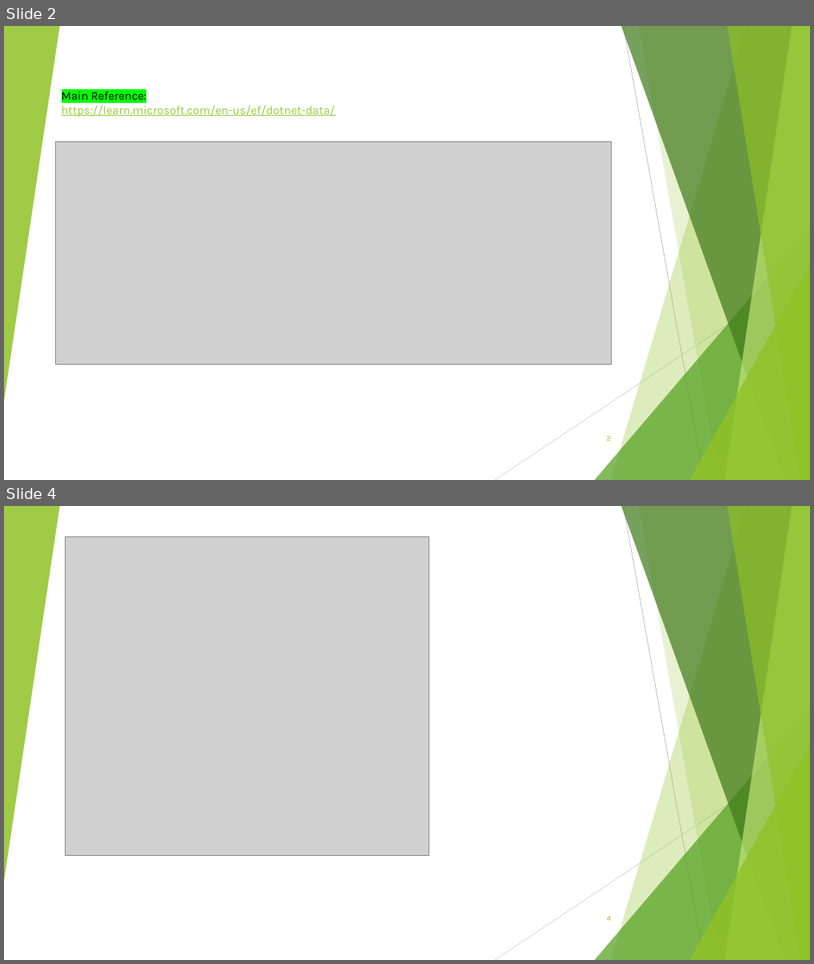
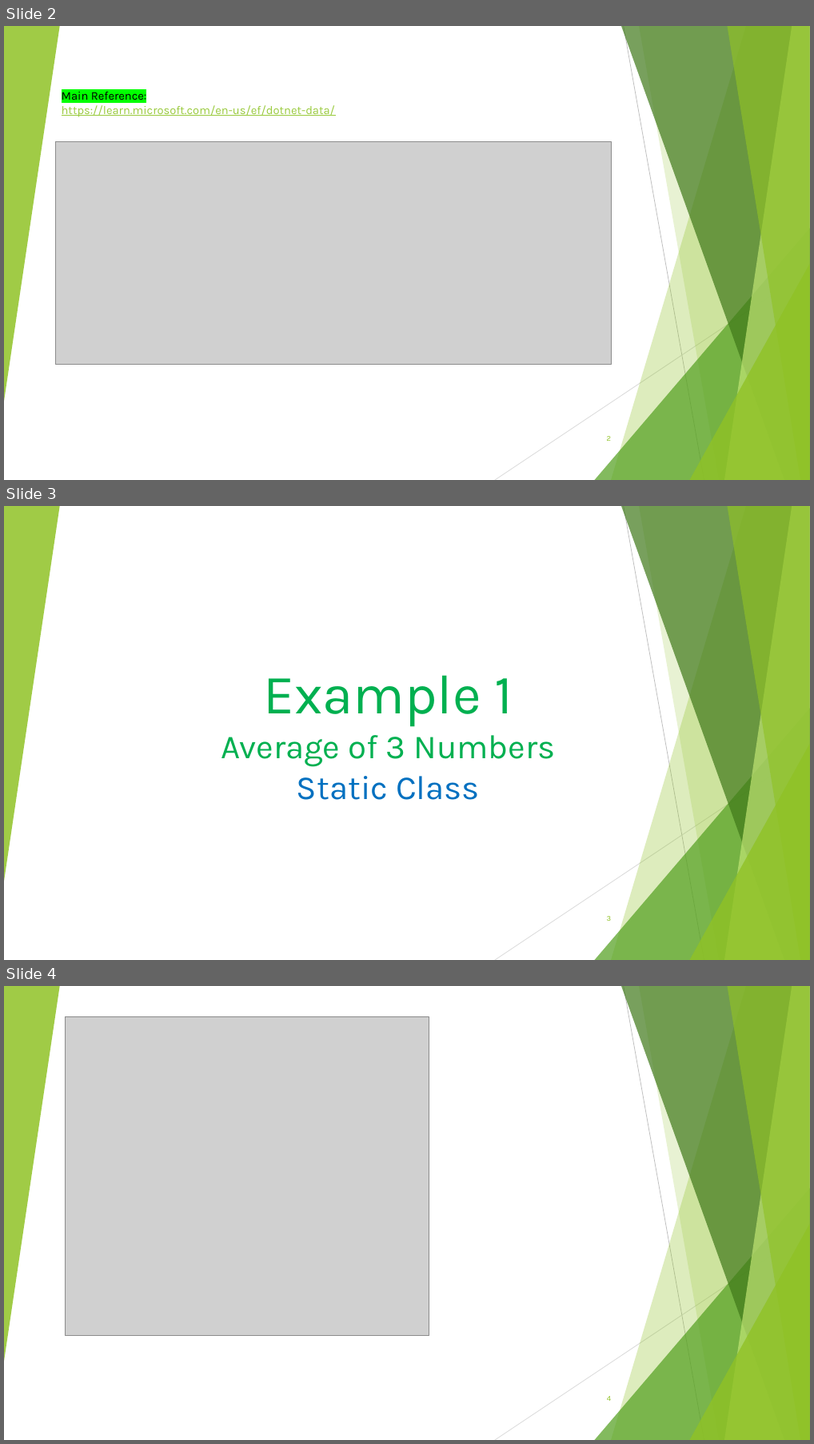
Before and after one commit to mohammadbtc100/courses, a slide deck: C#/C#.NET.pptx. Shown one above the other, each under a label of ours: slides 2 and 4 before the commit, slides 2, 3 and 4 after it; the slides between them are not shown. The pictures are 814x964 and 814x1444 pixels, drawn with LibreOffice and Linux fonts; fonts in the diff are those of the drawing; grey boxes stand for pictures. Boxes give left, top, right and bottom in pixels: in the first picture for what was removed or moved away, otherwise in the second. Text is boxed around its words. In the diff, an @@ line names an element or a change of style, - is before the commit and + after.

```diff
--- a/C#/C#.NET.pptx
+++ b/C#/C#.NET.pptx
@@ slide 3 added at box(4, 506, 810, 960), background #FFFFFF; not listed: 10 template elements that a slide beside it also shows @@
@@ text added at box(221, 675, 555, 800), 40 pt, text #00B050 @@
+Example 1
+Average of 3 Numbers
+Static Class
@@ page number added at box(607, 916, 612, 920), 9 pt, text #90C226 @@
+3
```
Also in this commit, not shown: 12 other slides added, 1 slide removed, 1 other file.
